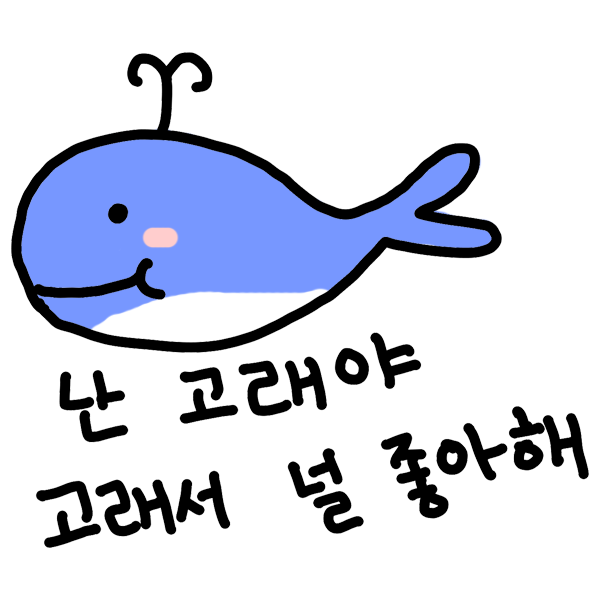
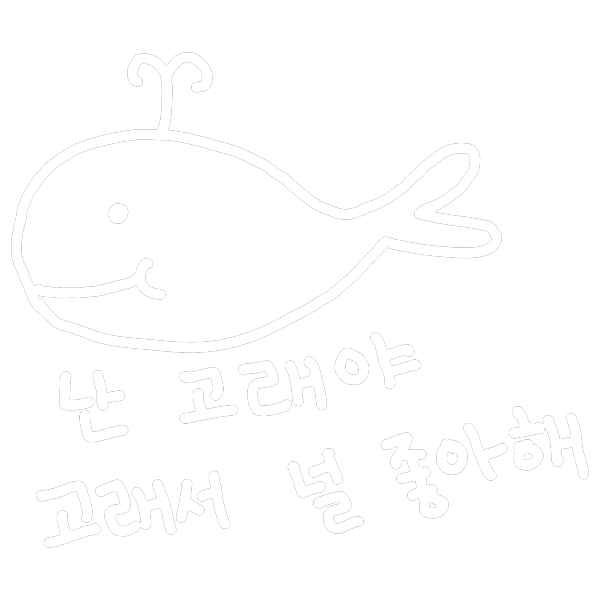
Layered file, before and after one edit (600 × 600). Changes by layer:
painted on "고래서널좋아해" over bbox(11, 52, 589, 548)
hid "레이어 1" over bbox(17, 127, 500, 360)
hid "배경" over bbox(11, 52, 589, 548)
